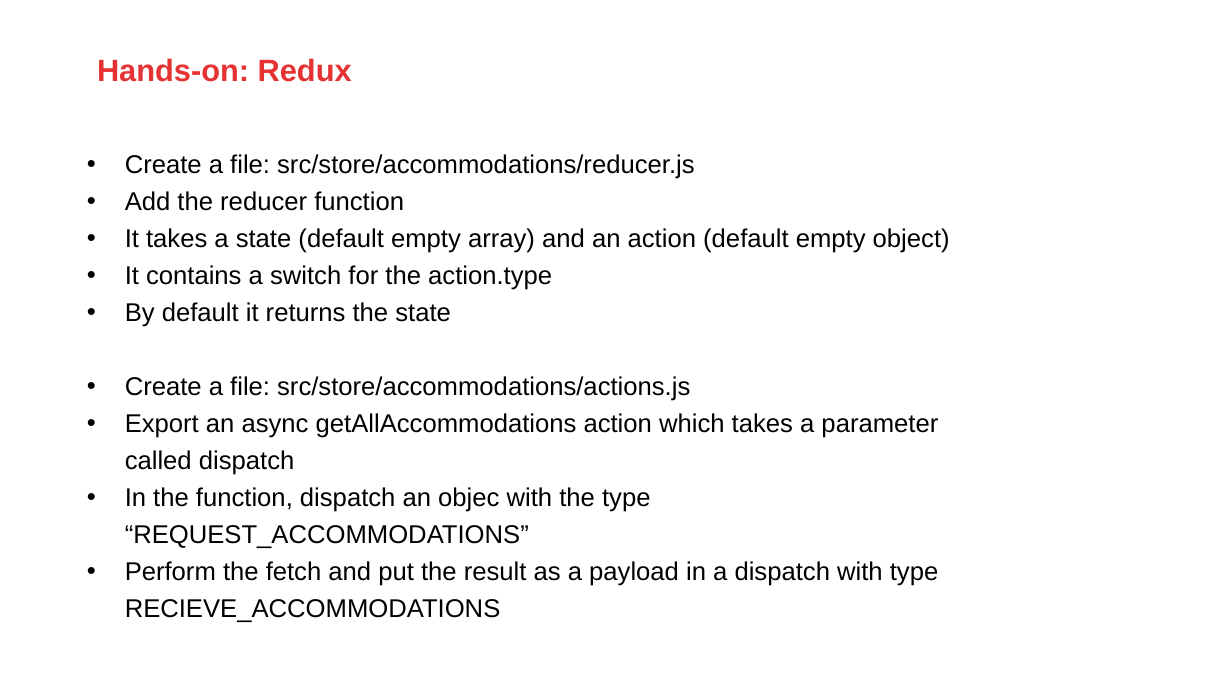
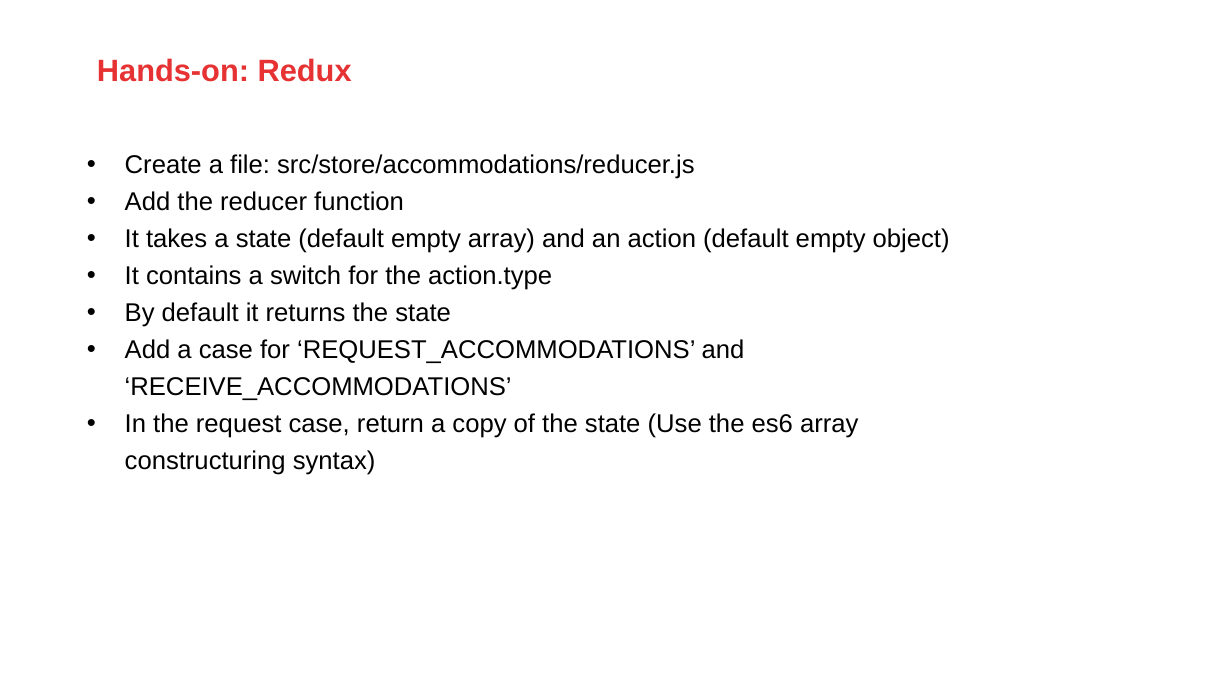
Before and after one commit to AMIS-Services/react-series, a slide deck: slide 11 of sig3/slides/SIG react 3.pptx (slide 10 before the commit). Drawn at 1232x693 pixels with LibreOffice and Linux fonts; fonts in the diff are those of the drawing; background and template pictures are left out. Boxes give left, top, right and bottom in pixels: in the first picture for what was removed or moved away, otherwise in the second. Text is boxed around its words. In the diff, an @@ line names an element or a change of style, - is before the commit and + after.

Commit message:
slides

```diff
--- a/sig3/slides/SIG react 3.pptx
+++ b/sig3/slides/SIG react 3.pptx
@@ text at (125, 339, 858, 475): text changed @@
-• Create a file: src/store/accommodations/actions.js
-• Export an async getAllAccommodations action which takes a parameter called dispatch
-• In the function, dispatch an objec with the type “REQUEST_ACCOMMODATIONS”
-• Perform the fetch and put the result as a payload in a dispatch with type RECIEVE_ACCOMMODATIONS
+• Add a case for ‘REQUEST_ACCOMMODATIONS’ and ‘RECEIVE_ACCOMMODATIONS’
+• In the request case, return a copy of the state (Use the es6 array constructuring syntax)
```
Also in this commit, not shown: 2 other slides changed, 1 slide added.
